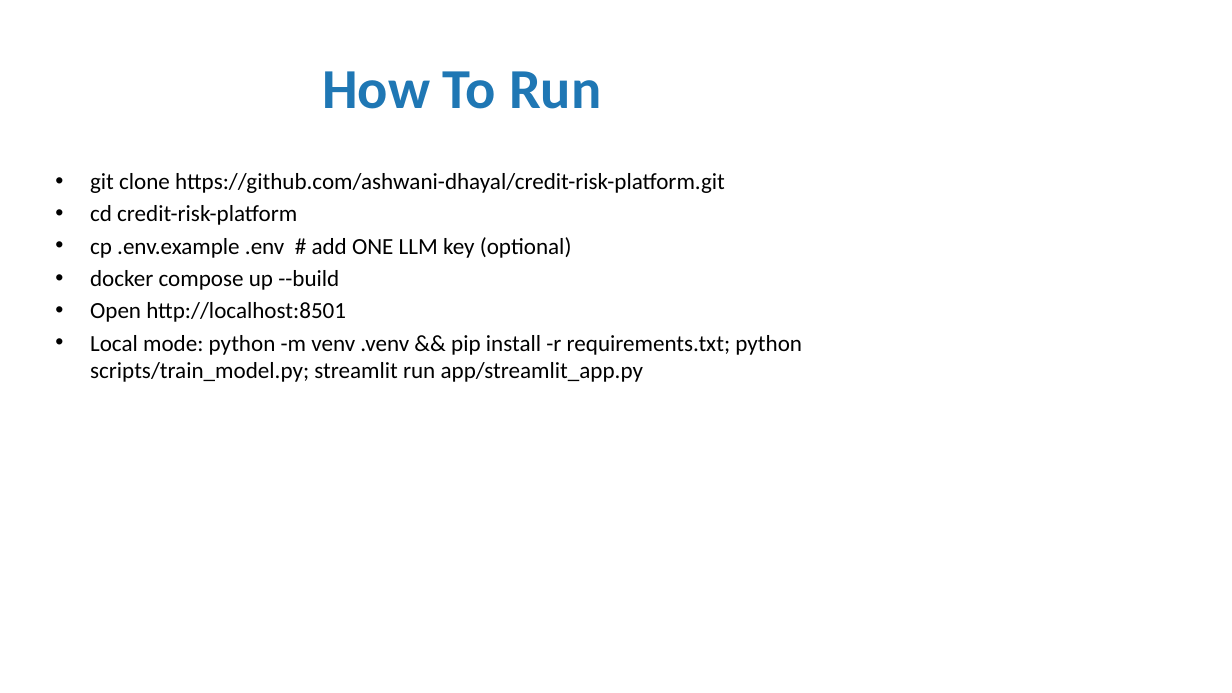
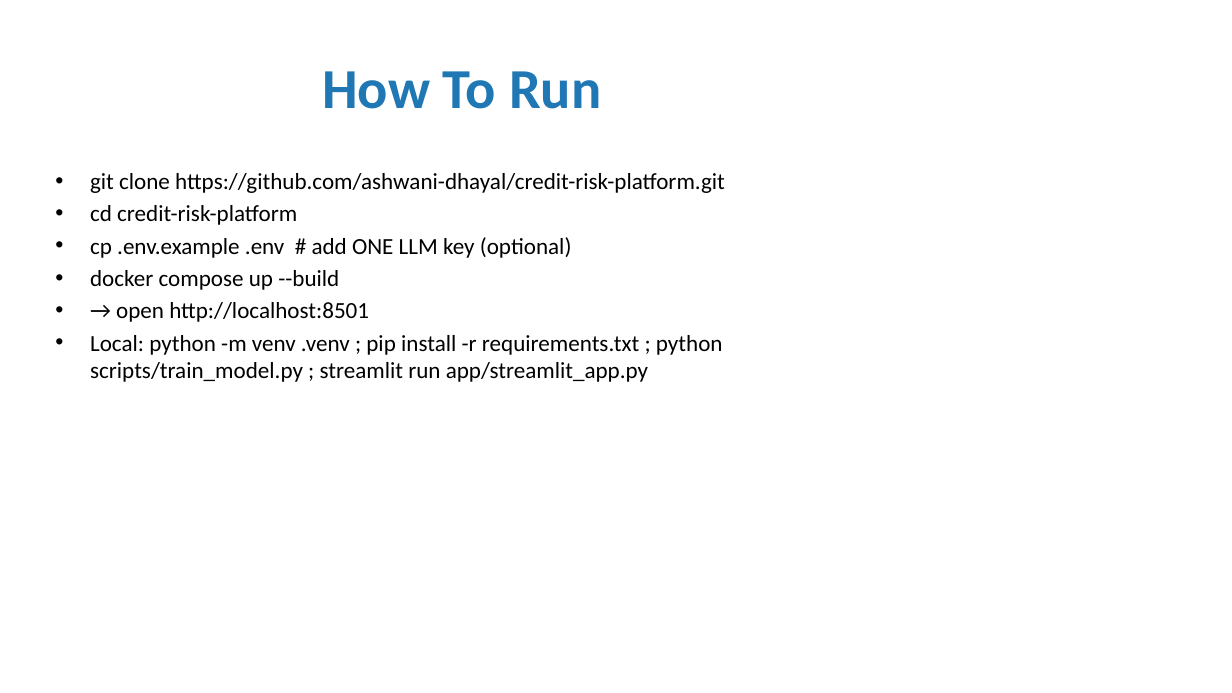
Before and after one commit to ashwani-dhayal/credit-risk-platform, a slide deck: slide 18 of documents/presentation.pptx (slide 14 before the commit). Drawn at 1232x693 pixels with LibreOffice and Linux fonts; fonts in the diff are those of the drawing. Boxes give left, top, right and bottom in pixels: in the first picture for what was removed or moved away, otherwise in the second. Text is boxed around its words. In the diff, an @@ line names an element or a change of style, - is before the commit and + after.

```diff
--- a/documents/presentation.pptx
+++ b/documents/presentation.pptx
@@ text at (90,302,723,382): text changed @@
-• Open http://localhost:8501
-• Local mode: python -m venv .venv && pip install -r requirements.txt; python scripts/train_model.py; streamlit run app/streamlit_app.py
+• → open http://localhost:8501
+• Local: python -m venv .venv ; pip install -r requirements.txt ; python scripts/train_model.py ; streamlit run app/streamlit_app.py
```
Also in this commit, not shown: 8 other slides changed, 10 slides added, 6 slides removed, 11 other files.
